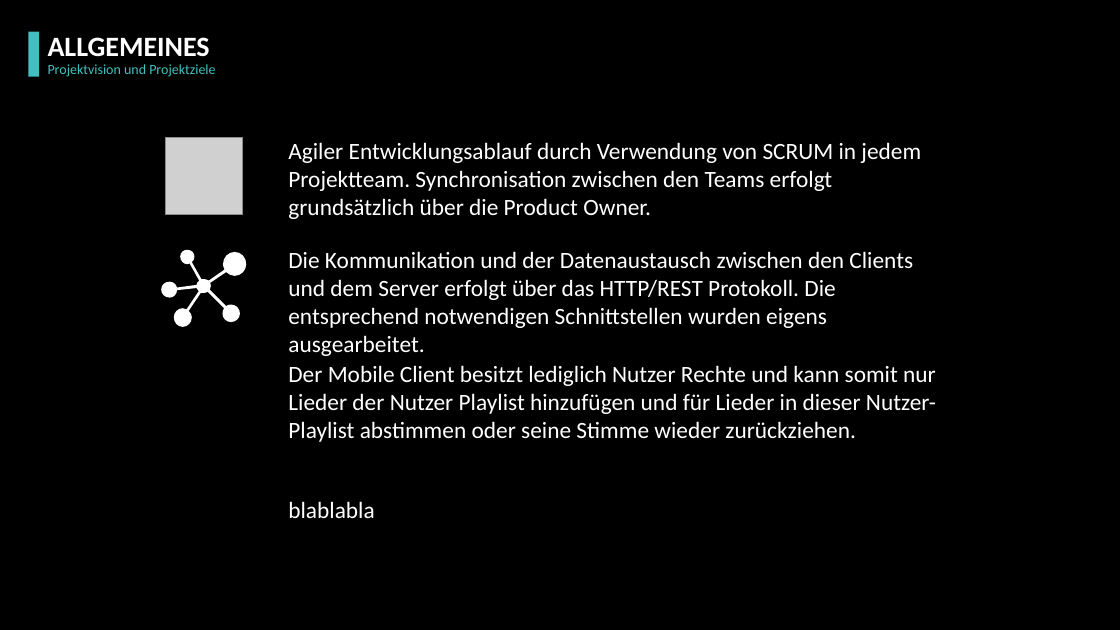
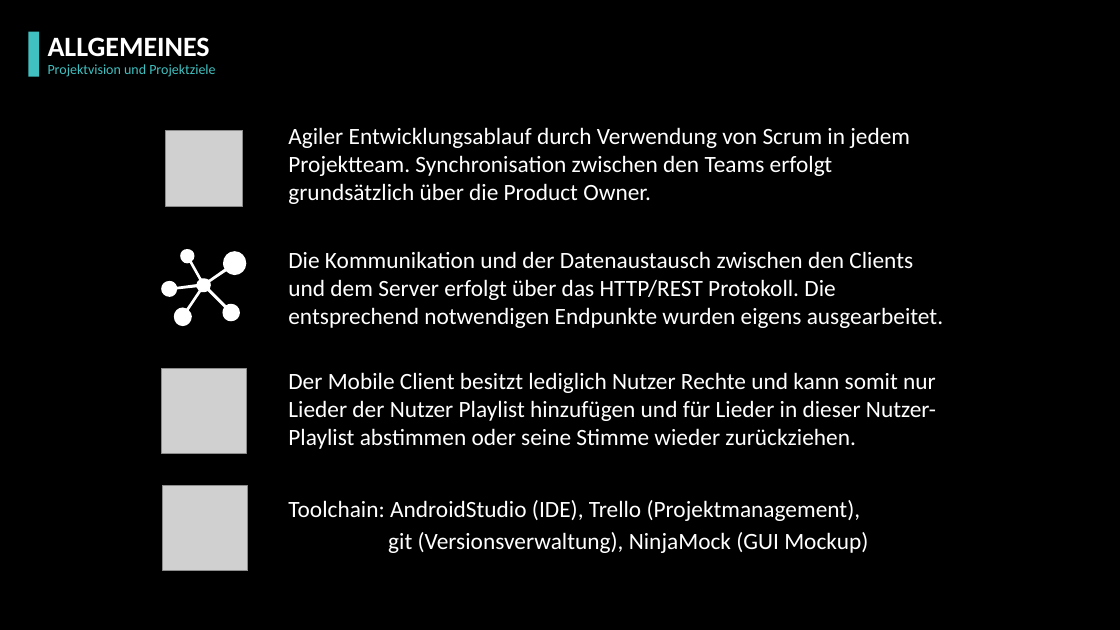
Before and after one commit to pagdot/Jukebox-App, a slide deck: slide 4 of doc/Mobile/Präsentation/Präsentation.pptx. Drawn at 1120x630 pixels with LibreOffice and Linux fonts; fonts in the diff are those of the drawing; grey boxes stand for pictures; background and template pictures are left out. Boxes give left, top, right and bottom in pixels: in the first picture for what was removed or moved away, otherwise in the second. Text is boxed around its words. In the diff, an @@ line names an element or a change of style, - is before the commit and + after.

Commit message:
2019-12-18 +Update: Präsentation

```diff
--- a/doc/Mobile/Präsentation/Präsentation.pptx
+++ b/doc/Mobile/Präsentation/Präsentation.pptx
@@ picture: place and size @@
-picture at [166, 138, 242, 214]
+picture at [166, 130, 242, 207]
@@ text at [288, 127, 910, 204]: text changed @@
-Agiler Entwicklungsablauf durch Verwendung von SCRUM in jedem Projektteam. Synchronisation zwischen den Teams erfolgt grundsätzlich über die Product Owner.
+Agiler Entwicklungsablauf durch Verwendung von Scrum in jedem Projektteam. Synchronisation zwischen den Teams erfolgt grundsätzlich über die Product Owner.
@@ text at [288, 251, 943, 328]: text changed @@
-Die Kommunikation und der Datenaustausch zwischen den Clients und dem Server erfolgt über das HTTP/REST Protokoll. Die entsprechend notwendigen Schnittstellen wurden eigens ausgearbeitet.
+Die Kommunikation und der Datenaustausch zwischen den Clients und dem Server erfolgt über das HTTP/REST Protokoll. Die entsprechend notwendigen Endpunkte wurden eigens ausgearbeitet.
@@ picture added at [161, 369, 246, 454] @@
@@ text "Der Mobile Client besitzt lediglich ...": place and size @@
-text "Der Mobile Client besitzt lediglich ..." at [288, 365, 936, 442]
+text "Der Mobile Client besitzt lediglich ..." at [288, 372, 936, 449]
@@ picture added at [163, 486, 248, 571] @@
@@ text at [288, 500, 868, 553]: text changed @@
-blablabla
+Toolchain: AndroidStudio (IDE), Trello (Projektmanagement),
+git (Versionsverwaltung), NinjaMock (GUI Mockup)
```
Also in this commit, not shown: 5 other slides changed, 3 slides added, 2 slides removed, 1 other file.
